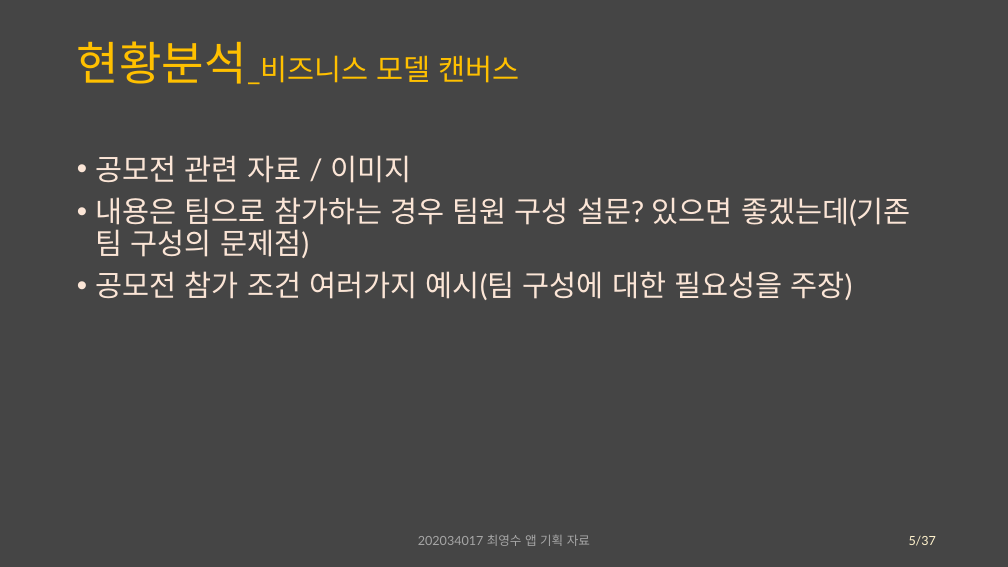
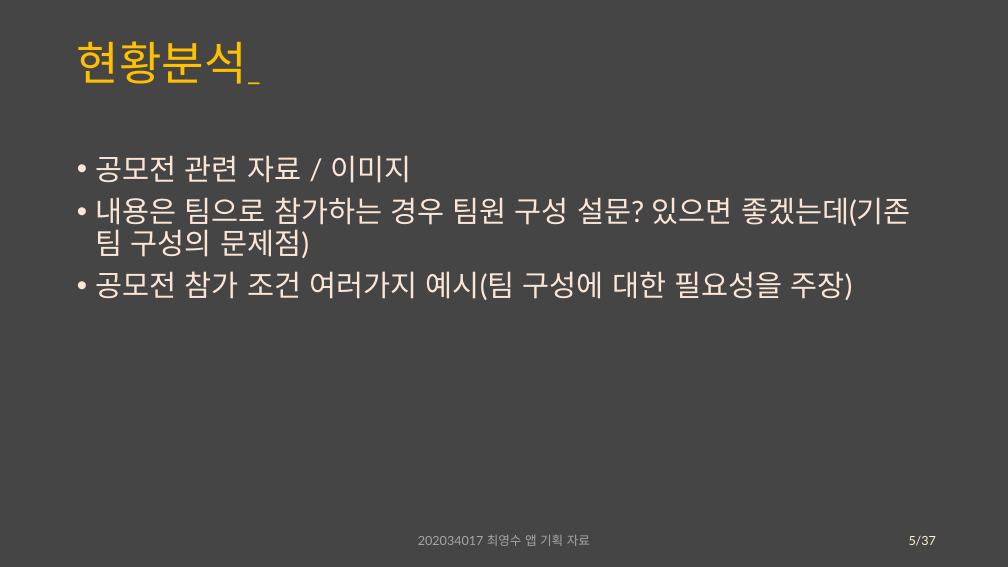
Before and after one commit to Chronos410/PartyCompetition, a slide deck: slide 5 of 대충 설계도.pptx. Drawn at 1008x567 pixels with LibreOffice and Linux fonts; fonts in the diff are those of the drawing. Boxes give left, top, right and bottom in pixels: in the first picture for what was removed or moved away, otherwise in the second. Text is boxed around its words. In the diff, an @@ line names an element or a change of style, - is before the commit and + after.

```diff
--- a/대충 설계도.pptx
+++ b/대충 설계도.pptx
@@ title at (x1=77, y1=41, x2=247, y2=84): text changed; size 28 to 44 pt @@
-현황분석_비즈니스 모델 캔버스
+현황분석_
```
Also in this commit, not shown: 1 other slide changed, 3 slides added, 4 other files.
